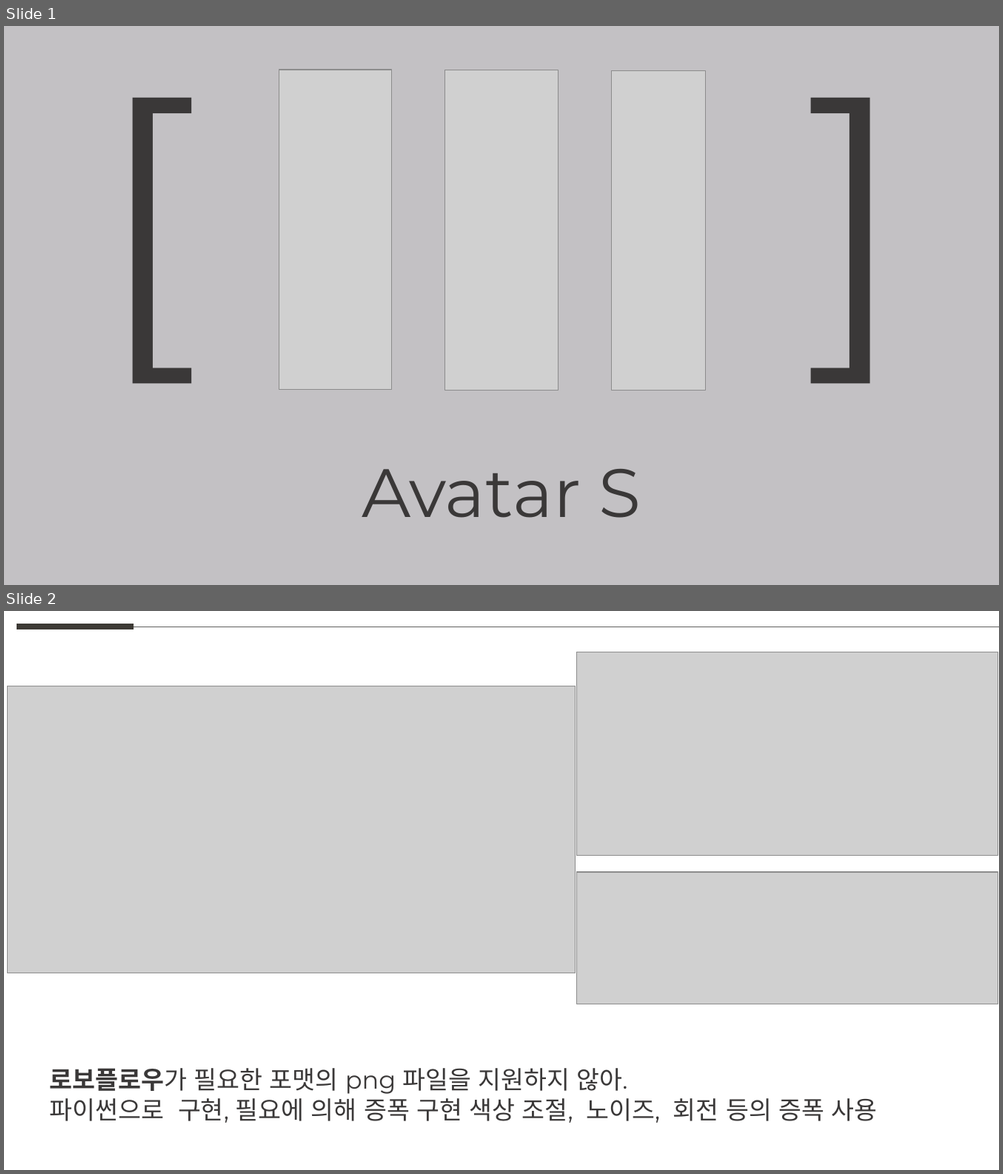
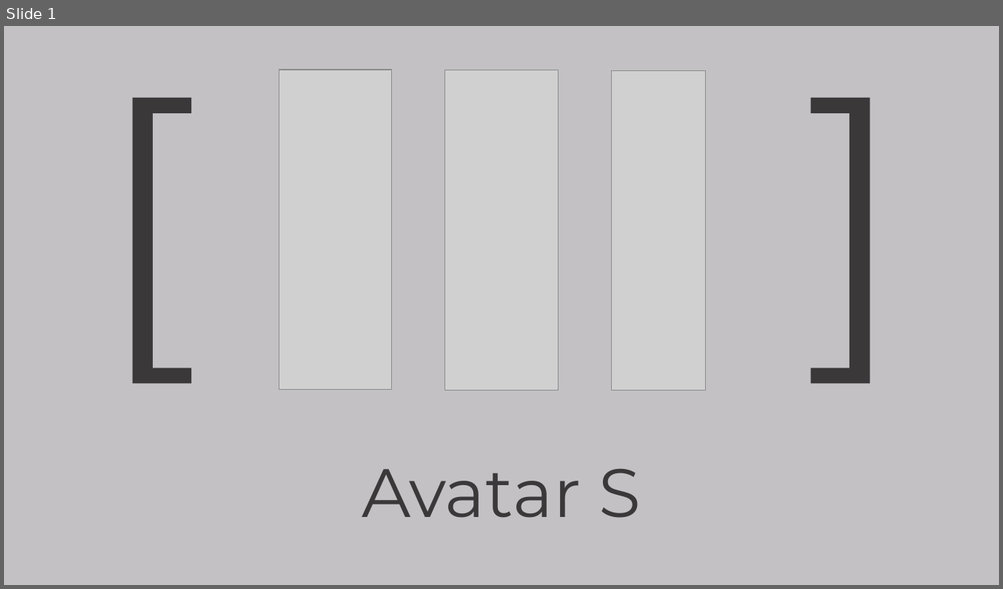
Before and after one commit to weaknessHero/Project_AvatarS, a slide deck: 발표자료/업데이트/LJHPPT.pptx. Shown one above the other, each under a label of ours: slides 1 and 2 before the commit, slide 1 after it. The pictures are 1003x1174 and 1003x589 pixels, drawn with LibreOffice and Linux fonts; fonts in the diff are those of the drawing; grey boxes stand for pictures. Boxes give left, top, right and bottom in pixels: in the first picture for what was removed or moved away, otherwise in the second. Text is boxed around its words. In the diff, an @@ line names an element or a change of style, - is before the commit and + after.

```diff
--- a/발표자료/업데이트/LJHPPT.pptx
+++ b/발표자료/업데이트/LJHPPT.pptx
@@ slide 2 removed at <box>4,611,999,1170</box>, background #FFFFFF @@
@@ line removed from (17, 627) to (134, 627) @@
@@ line removed from (134, 627) to (999, 627) @@
@@ picture removed at <box>577,652,998,855</box> @@
@@ picture removed at <box>7,686,575,973</box> @@
@@ picture removed at <box>577,872,998,1004</box> @@
@@ text removed at <box>50,1068,877,1123</box> @@
-로보플로우가 필요한 포맷의 png 파일을 지원하지 않아.
-파이썬으로 구현, 필요에 의해 증폭 구현 색상 조절, 노이즈, 회전 등의 증폭 사용
```
Also in this commit, not shown: 1 slide added, 1 other slide removed.
